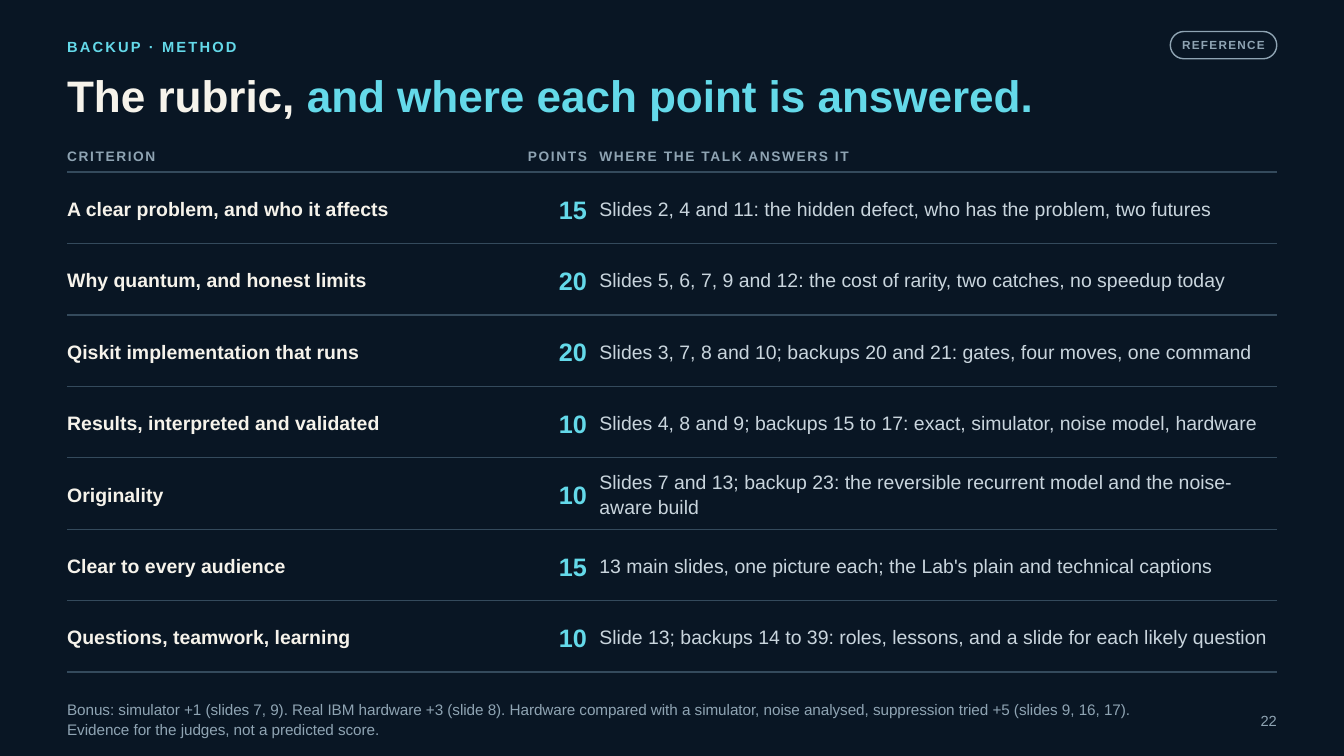
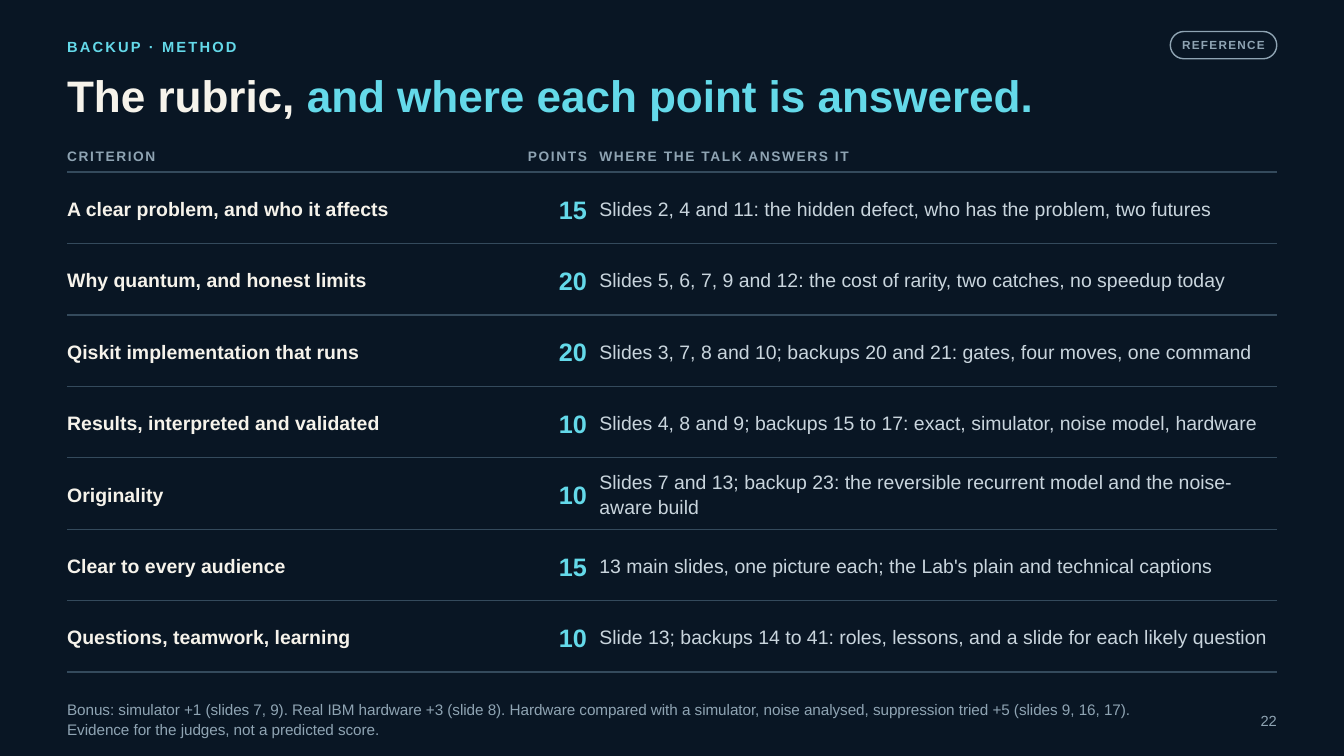
Before and after one commit to Nicholas55555/rewindandamplifyv3, a slide deck: slide 22 of finals-deck/Rewind_Amplify_Finals_V3.pptx. Drawn at 1344x756 pixels with LibreOffice and Linux fonts; fonts in the diff are those of the drawing. Boxes give left, top, right and bottom in pixels: in the first picture for what was removed or moved away, otherwise in the second. Text is boxed around its words. In the diff, an @@ line names an element or a change of style, - is before the commit and + after.

```diff
--- a/finals-deck/Rewind_Amplify_Finals_V3.pptx
+++ b/finals-deck/Rewind_Amplify_Finals_V3.pptx
@@ text at (x1=599, y1=630, x2=1267, y2=648): text changed @@
-Slide 13; backups 14 to 39: roles, lessons, and a slide for each likely question
+Slide 13; backups 14 to 41: roles, lessons, and a slide for each likely question
```
Also in this commit, not shown: 2 other slides changed, 2 slides added, 42 other files.
